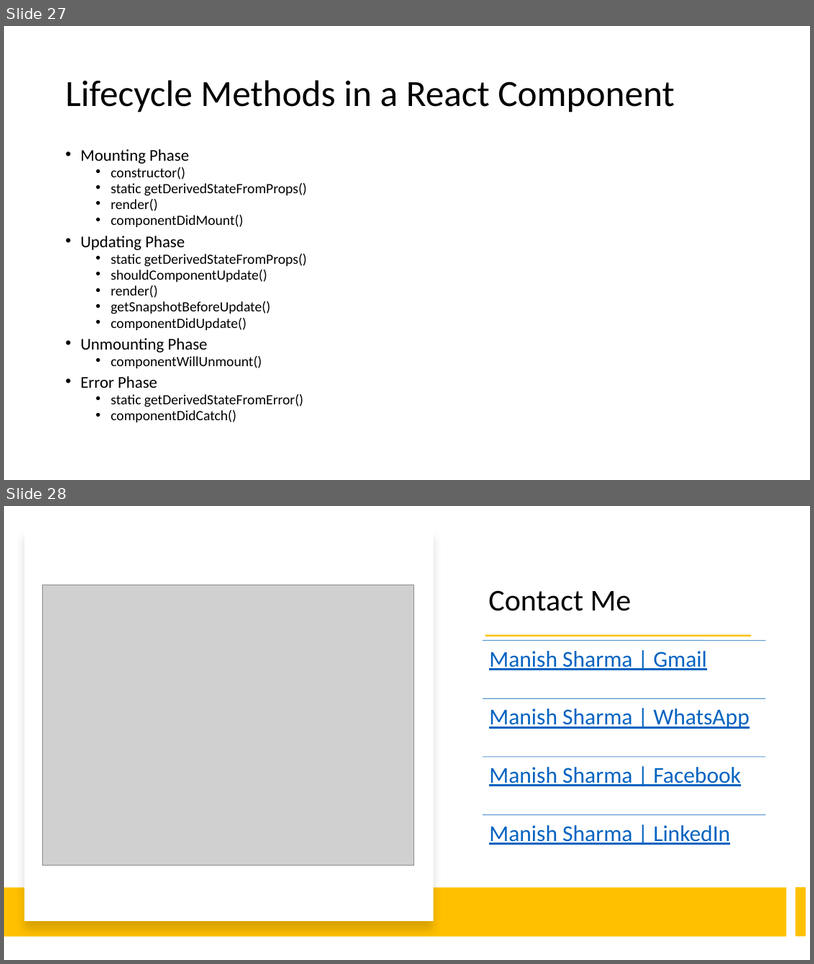
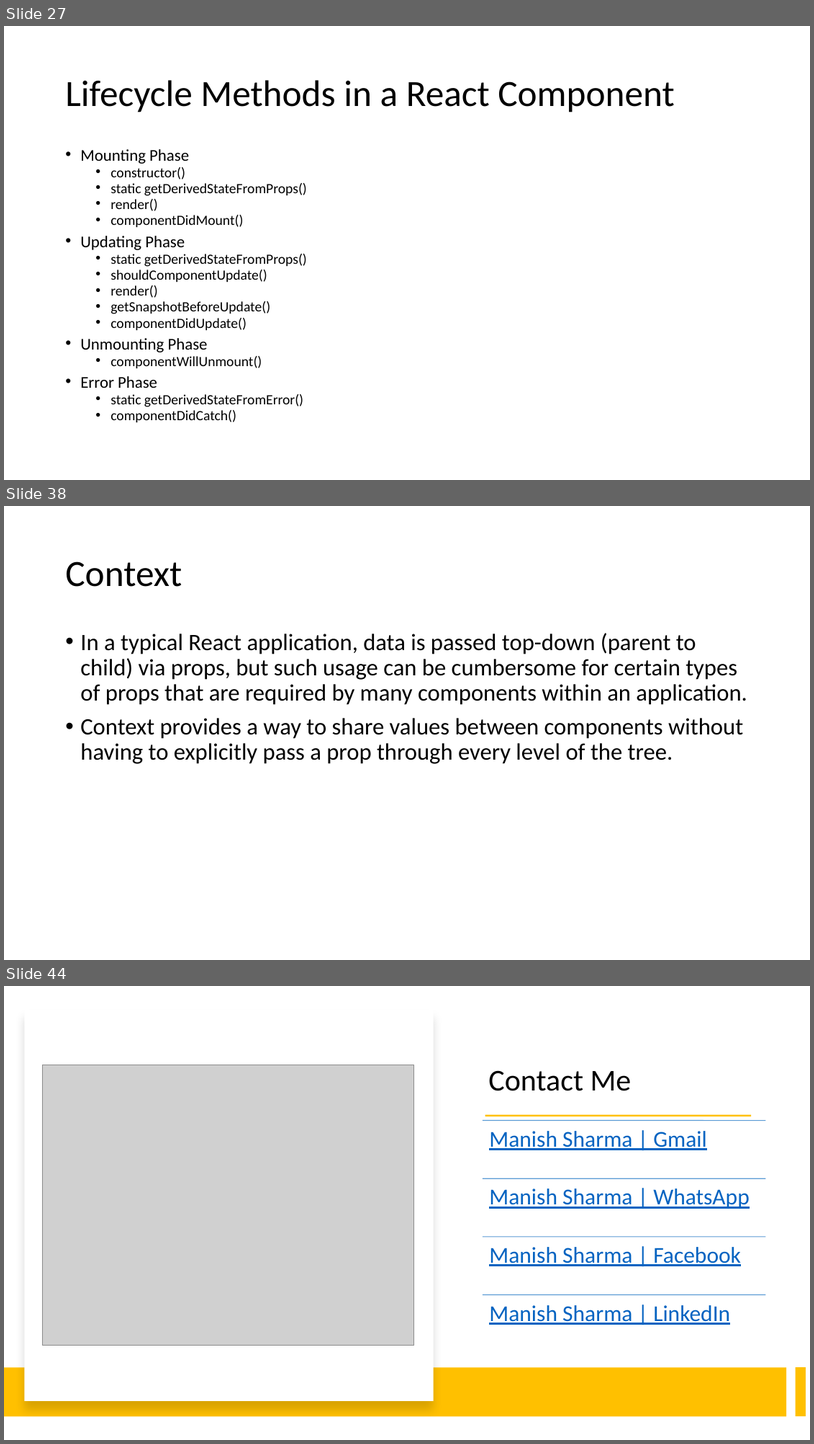
Before and after one commit to manishvbn/ReactJS_WE_Jun22, a slide deck: Notes/React.pptx. Shown one above the other, each under a label of ours: slides 27 and 28 before the commit, slides 27, 38 and 44 after it; the slides between them are not shown. The pictures are 814x964 and 814x1444 pixels, drawn with LibreOffice and Linux fonts; fonts in the diff are those of the drawing; grey boxes stand for pictures. Boxes give left, top, right and bottom in pixels: in the first picture for what was removed or moved away, otherwise in the second. Text is boxed around its words. In the diff, an @@ line names an element or a change of style, - is before the commit and + after.

```diff
--- a/Notes/React.pptx
+++ b/Notes/React.pptx
@@ slide 38 added at [4,506,810,960], background #FFFFFF @@
@@ title added at [65,561,182,587], 44 pt, text #000000 @@
+Context
@@ text added at [80,633,747,764], 28 pt, text #000000 @@
+• In a typical React application, data is passed top-down (parent to child) via props, but such usage can be cumbersome for certain types of props that are required by many components within an application.
+• Context provides a way to share values between components without having to explicitly pass a prop through every level of the tree.
@@ what was slide 28 is now slide 44 @@
```
Also in this commit, not shown: 15 other slides added.
